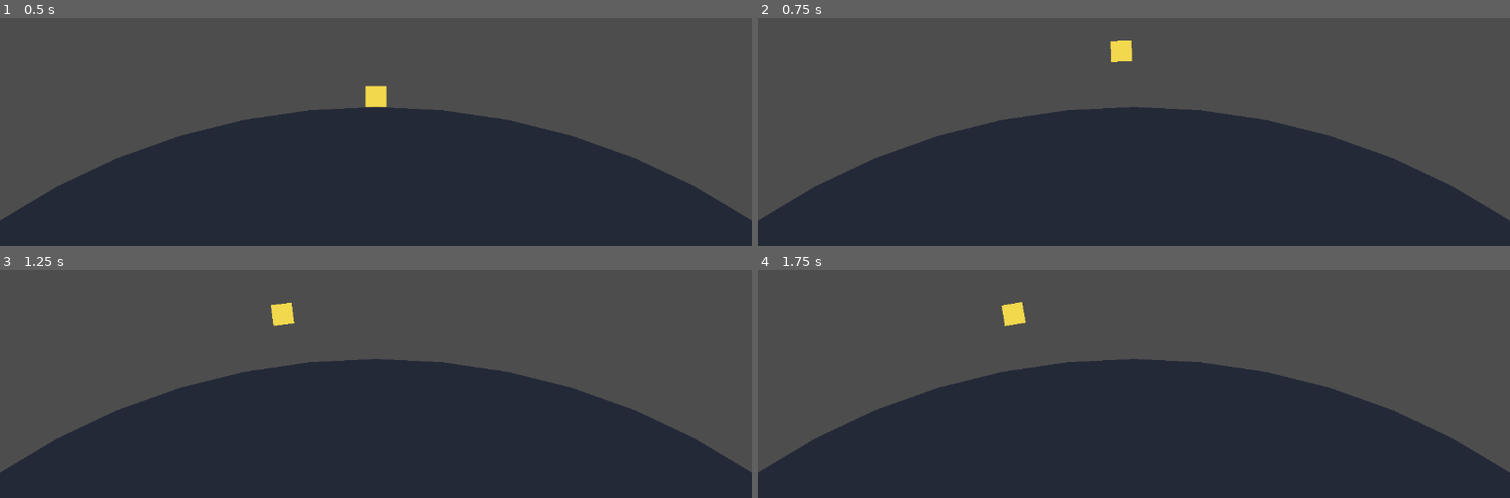
Above: before the commit, frames 1-4 (two rows, left to right).
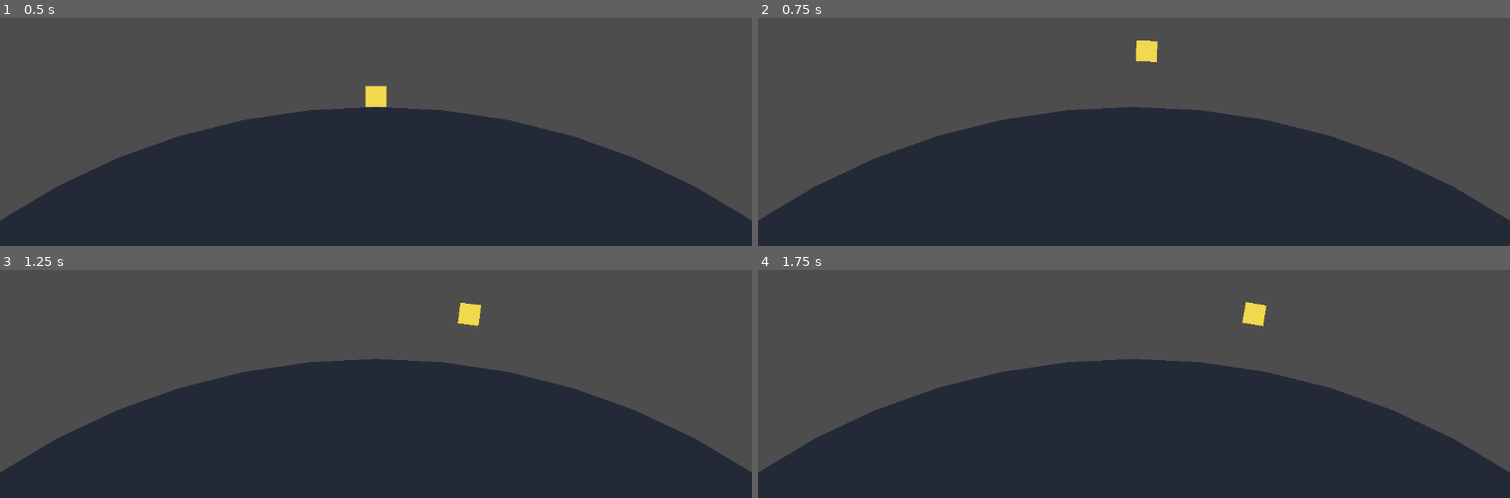
Above: after the commit, the same moments.

Repository: nikita-leonov/gravity
Game: Godot game, scene res://scenes/main.tscn
The game is run twice, just before and just after one commit, with the same random seed, the same clock (stepped at 60 frames per second) and the same inputs.
Inputs:
- Up to frame 1 (0.5 s): no input
- Up to frame 2 (0.75 s): tap Enter (ui_accept) at 0.5 s; hold Right (ui_right) from 0.53 s (still down)
- Up to frame 3 (1.25 s): keep holding Right (ui_right); tap Enter (ui_accept) at 0.77 s
- Up to frame 4 (1.75 s): release Right (ui_right) at 1.28 s; hold Left (ui_left) from 1.28 s (still down); tap Enter (ui_accept) at 1.52 s

Frame 1 is identical in both runs. In frame 2, 0.5% of the frame differs, in the area x 46-54%, y 9-20%; in frame 3, 0.5%; in frame 4, 0.5%, in the area x 32-68%, y 13-25%.

Commit message:
Reverse left/right movement input

Diff:
--- a/scripts/player.gd
+++ b/scripts/player.gd
@@ -20,7 +20,7 @@
 
 	var direction_to_center = (planet_center - global_position).normalized()
 	var tangent = Vector2(-direction_to_center.y, direction_to_center.x)
-	var input_axis = Input.get_axis("ui_left", "ui_right")
+	var input_axis = Input.get_axis("ui_right", "ui_left")
 
 	if input_axis != 0.0:
 		velocity += tangent * input_axis * move_accel * delta
